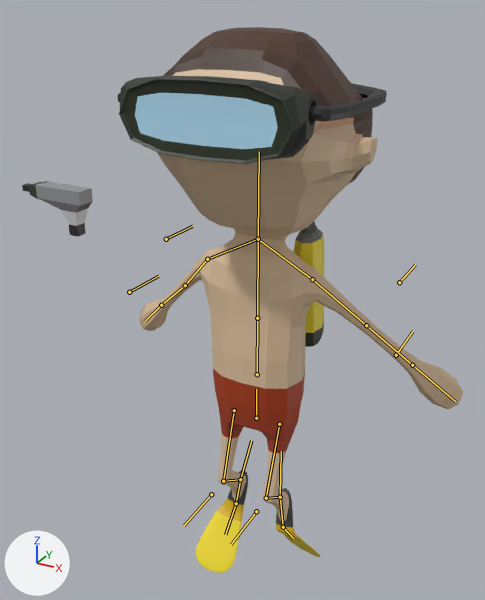
Renders of the FBX model Project/Assets/Graphics/3D/Player/Diver For Animations2.fbx from each side of a commit.
Both versions are drawn from a 50 mm lens placed at (0.496, -0.958, 0.995), pointed at (-0.056, 0.047, 0.493). The lights are fixed; the arrows at lower left show +X, +Y and +Z. Both versions are drawn at frame 31 of the action 'Armature|Idle'; the numbers are the values there. The bones that bend it are drawn over the model as lines.

Objects in the first picture: 'Diver', 'Fins', 'Googles', 'Gun', 'ScubaSet'.
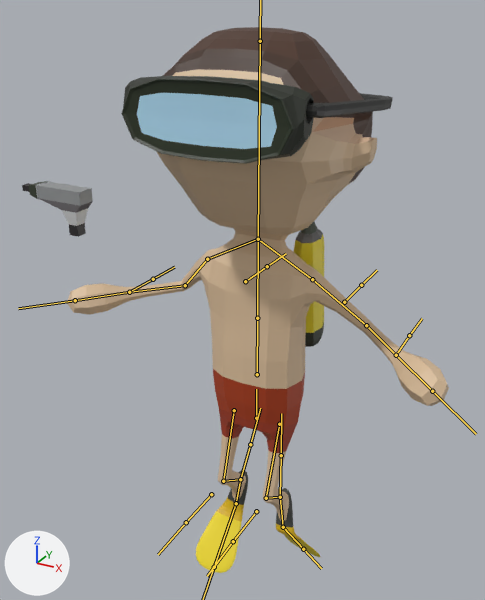
Changed parts and their boxes [x1, y1, x2, y2] in the pictures (485 x 600 px):
'Diver', posed (18% wider)
    before: [140, 27, 463, 523]
    after: [67, 27, 449, 523]
'Googles', posed
    before: [118, 76, 387, 164]
    after: [121, 76, 393, 164]
bone 'LowerArm.L', root to tip
    before: (366, 325) to (412, 365)
    after: (366, 325) to (396, 355)
bone 'LowerArm.R', root to tip
    before: (185, 285) to (161, 305)
    after: (185, 285) to (129, 292)

What the commit changed:
Bone 'LowerArm.L' (bone_lowerarm_l) turns from (0, 0, 0) to (0, 0, -71) degrees about its own x, y and z.
Bone 'LowerArm.R' (bone_lowerarm_r) turns from (0, 0, 0) to (0, 0, 71) degrees about its own x, y and z.
